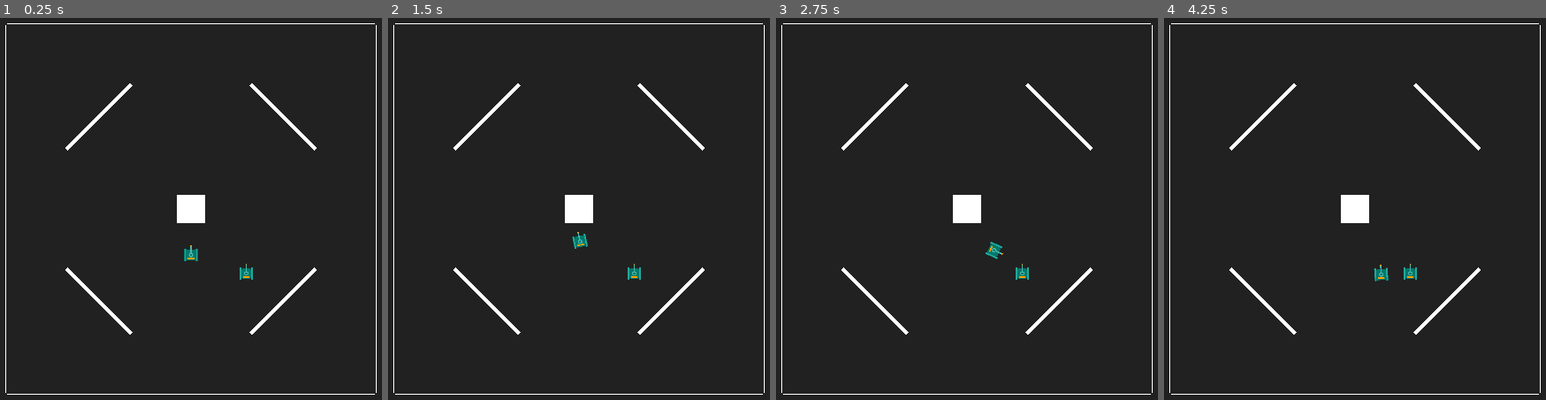
Above: before the commit, frames 1-4 (left to right).
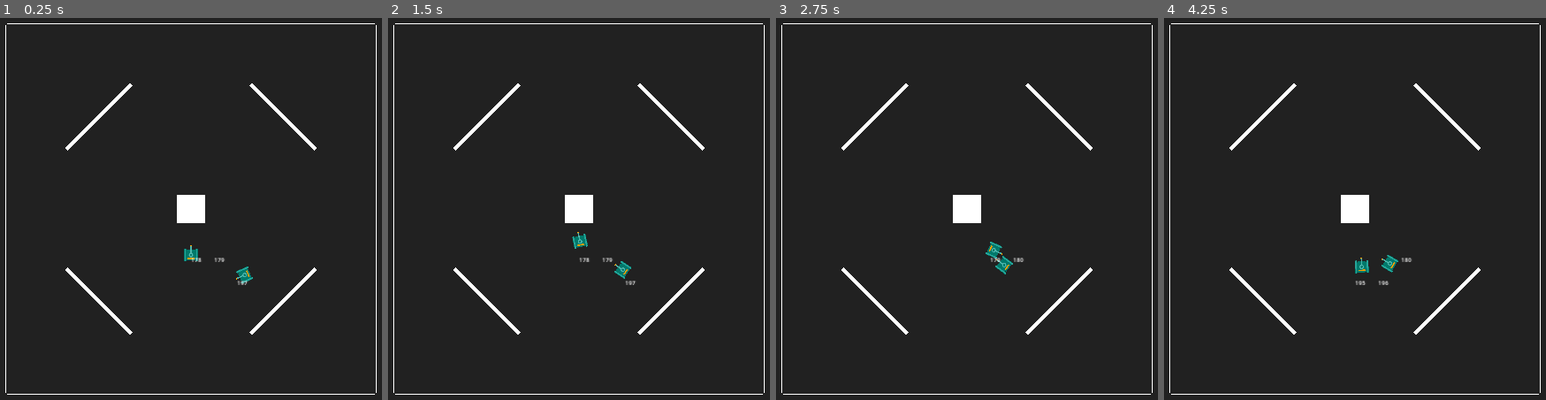
Above: after the commit, the same moments.

Repository: ashmeet28/battletanks
Game: Godot game, scene res://arena.tscn
Same seed, same stepped clock (60 frames per second), same inputs: the game is played once before the commit and once after it.
Inputs:
- Up to frame 1 (0.25 s): no input
- Up to frame 2 (1.5 s): hold W (tank_move_forward) 0.53-1.28 s; hold Space (tank_fire) 0.53-1.28 s; tap Enter at 1.25 s; hold S (tank_move_backwards) from 1.28 s (still down); tap A (tank_turn_anticlockwise) at 1.35 s
- Up to frame 3 (2.75 s): release S (tank_move_backwards) at 2.03 s; hold W (tank_move_forward) from 2.03 s (still down); hold D (tank_turn_clockwise) from 2.03 s (still down)
- Up to frame 4 (4.25 s): release D (tank_turn_clockwise) at 2.78 s; tap Space (tank_fire) at 2.85, 3.5 s; release W (tank_move_forward) at 3.53 s; hold S (tank_move_backwards) from 3.53 s (still down); hold A (tank_turn_anticlockwise) from 3.53 s (still down)

The runs differ from the first frame. In frame 1, 0.2% of the frame differs, in the area x 50-67%, y 62-70%; in frame 2, 0.3%; in frame 3, 0.3%; in frame 4, 0.5%.

Commit message:
Solved rotation problem

Diff:
--- a/arena.gd
+++ b/arena.gd
@@ -14,7 +14,5 @@
 	var instance2 = preload("res://bot_tank.tscn").instantiate()
 	instance2.position = Vector2(600, 700)
 	instance2.tank_id = get_next_tank_id()
+	instance2.target_tank_id = instance.tank_id
 	add_child(instance2)
-
-func _process(_delta):
-	pass
--- a/arena_global_variables.gd
+++ b/arena_global_variables.gd
@@ -1 +1,36 @@
 extends Node
+
+var bot_tank_astar
+
+func init_bot_tank_astar():
+	var bot_tank_invalid_path_points = [0, 1, 2, 3, 4, 5, 6, 7, 8, 9, 10, 11, 12, 13, 14, 15, 16, 17, 33, 34, 50, 51, 55, 56, 62, 63, 67, 68, 71, 72, 73, 79, 80, 81, 84, 85, 88, 89, 97, 98, 101, 102, 118, 119, 126, 127, 128, 135, 136, 143, 144, 145, 152, 153, 160, 161, 162, 169, 170, 186, 187, 190, 191, 199, 200, 203, 204, 207, 208, 209, 215, 216, 217, 220, 221, 225, 226, 232, 233, 237, 238, 254, 255, 271, 272, 273, 274, 275, 276, 277, 278, 279, 280, 281, 282, 283, 284, 285, 286, 287, 288]
+	var bot_tank_manual_invalid_path_points = [39, 40, 57, 87, 104, 105, 61, 44, 45, 99, 116, 115, 183, 184, 201, 231, 248, 249, 172, 173, 189, 227, 244, 243]
+
+	bot_tank_astar = AStar2D.new()
+	var sl = 250
+	for y in range(17):
+		for x in range(17):
+			var i = (y * 17) + x
+			bot_tank_astar.add_point(i, Vector2((x*sl)-2000, (y*sl)-2000))
+
+	for i in bot_tank_invalid_path_points:
+		bot_tank_astar.remove_point(i)
+
+	for i in bot_tank_manual_invalid_path_points:
+		bot_tank_astar.remove_point(i)
+
+	var connection_offsets = [
+		[-sl, -sl], [0, -sl], [sl, -sl],
+		[-sl, 0], [sl, 0],
+		[-sl, sl], [0, sl], [sl, sl]]
+
+	for i in bot_tank_astar.get_point_ids():
+		var p1 = bot_tank_astar.get_point_position(i)
+		for j in bot_tank_astar.get_point_ids():
+			var p2 = bot_tank_astar.get_point_position(j)
+			for c_offset in connection_offsets:
+				if c_offset[0] + p1.x == p2.x && c_offset[1] + p1.y == p2.y:
+					bot_tank_astar.connect_points(i, j)
+
+func _ready():
+	init_bot_tank_astar()
--- a/bot_tank.gd
+++ b/bot_tank.gd
@@ -1,7 +1,6 @@
 extends CharacterBody2D
 
-const MAX_SPEED:float = 500.0
-
+const MAX_SPEED:float = 100.0
 const TANK_COOLDOWN_TIME:int = 500
 var missile_last_fired:int = 0
 
@@ -9,12 +8,40 @@
 var tank_life:int = 100
 var tank_damage_given:int = 0
 
+var target_tank_id:int
+
 func _ready():
 	missile_last_fired = Time.get_ticks_msec()
+	rotation = randf_range(0, PI*2)
+func show_astar_path(id_path):
+	for l in get_tree().get_nodes_in_group("labels"):
+		l.queue_free()
+	for point_id in id_path:
+		var l = Label.new()
+		l.position = ArenaGlobalVariables.bot_tank_astar.get_point_position(point_id)
+		l.text = str(point_id)
+		l.scale = Vector2(4, 4)
+		l.add_to_group("labels")
+		get_parent().add_child(l)
 
 func _physics_process(delta):
-	velocity = Vector2.ZERO
-	velocity = velocity.rotated(rotation)
-	move_and_slide()
+	var astar = ArenaGlobalVariables.bot_tank_astar
+
+	var p1 = astar.get_closest_point(position)
+	var p2 = astar.get_closest_point($"/root/Arena/Tank".position)
+	var id_path = astar.get_id_path(p1, p2)
+	if id_path.size() >= 3:
+		var next_pos = astar.get_point_position(id_path[1])
+		var v1 = position.direction_to(next_pos)
+		var v2 = Vector2.UP.rotated(rotation)
+		if v2.cross(v1) > 0:
+			rotate(PI * delta)
+		elif v2.cross(v1) < 0:
+			rotate(-(PI * delta))
+		velocity = Vector2.UP.rotated(rotation) * MAX_SPEED
+		move_and_slide()
+
+	show_astar_path(id_path)
+
 	if tank_life <= 0:
 		queue_free()
